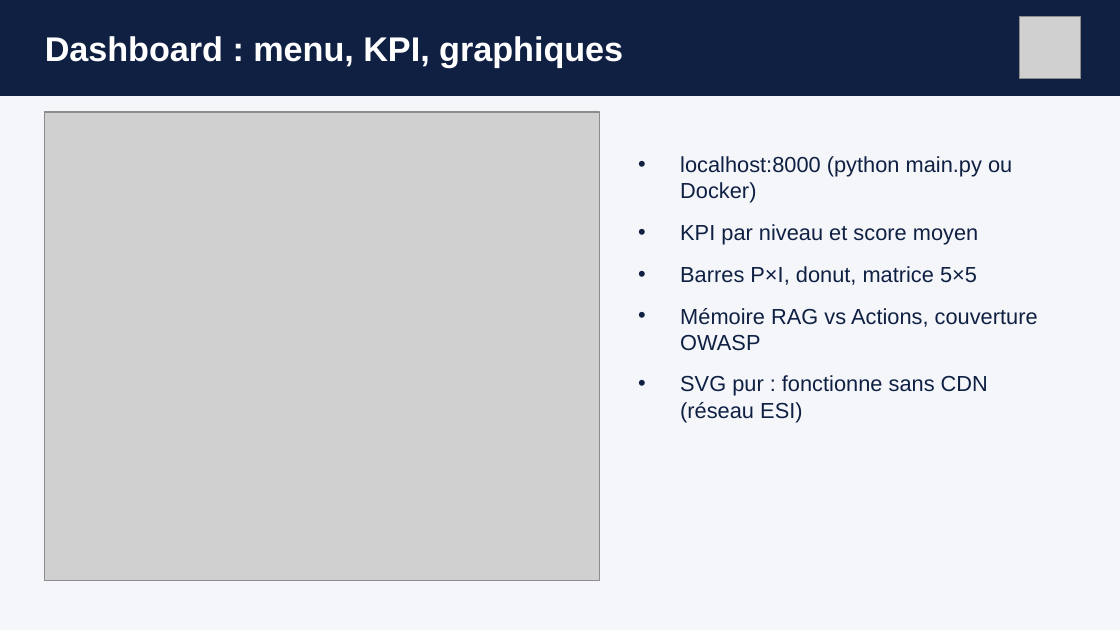
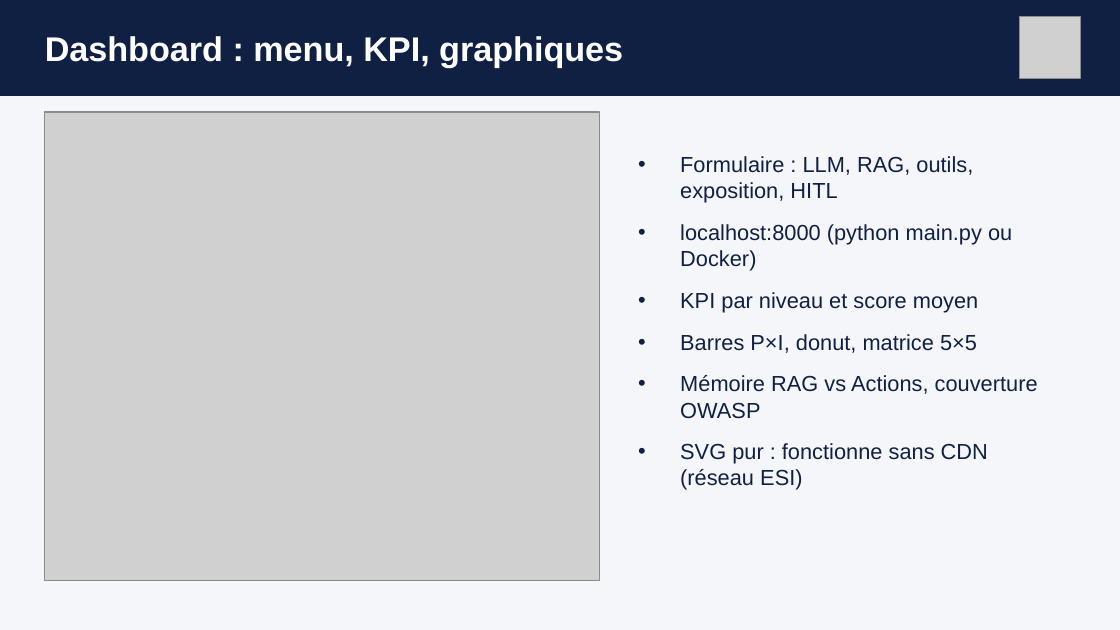
Before and after one commit to kamalelafoui/AI_projet_jour26, a slide deck: slide 7 of docs/Presentation_j26_Threat_Modeling.pptx. Drawn at 1120x630 pixels with LibreOffice and Linux fonts; fonts in the diff are those of the drawing; grey boxes stand for pictures. Boxes give left, top, right and bottom in pixels: in the first picture for what was removed or moved away, otherwise in the second. Text is boxed around its words. In the diff, an @@ line names an element or a change of style, - is before the commit and + after.

Commit message:
Dashboard: formulaire structuré, moteur hors-ligne adaptatif

```diff
--- a/docs/Presentation_j26_Threat_Modeling.pptx
+++ b/docs/Presentation_j26_Threat_Modeling.pptx
@@ text at (680, 156, 973, 203): paragraph added @@
+• Formulaire : LLM, RAG, outils, exposition, HITL
```
Also in this commit, not shown: 7 other files.
